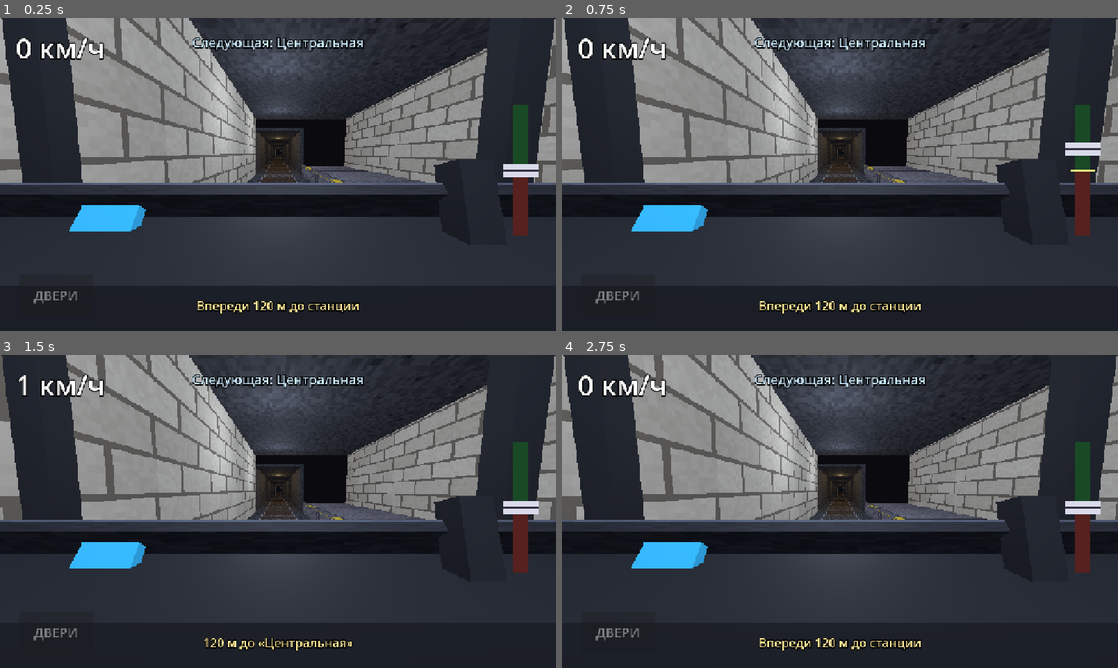
Above: before the commit, frames 1-4 (two rows, left to right).
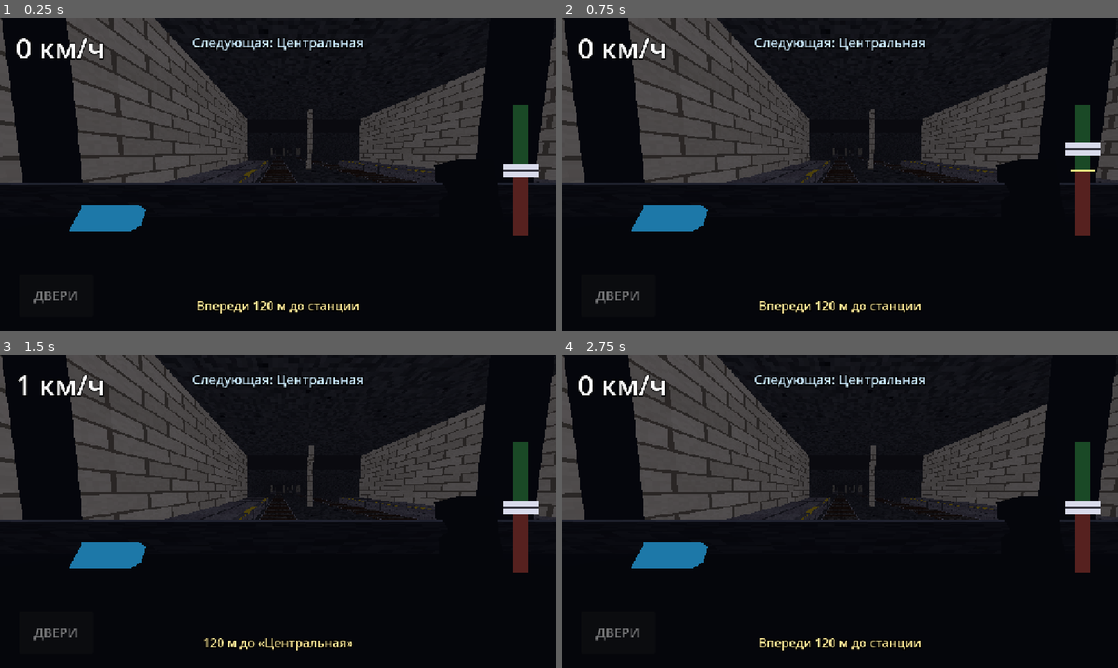
Above: after the commit, the same moments.

Repository: enmalafeev/metrograd
Game: Godot game, scene res://scenes/main.tscn
Same seed, same stepped clock (60 frames per second), same inputs: the game is played once before the commit and once after it.
Inputs (mouse positions are in pixels of both pictures, inside the frame that each line leads up to):
- Up to frame 1 (0.25 s): no input
- Up to frame 2 (0.75 s): tap Enter at 0.5 s; drag from (1084, 171) to (895, 105) at 0.52 s
- Up to frame 3 (1.5 s): drag from (166, 527) to (250, 574) at 1.27 s
- Up to frame 4 (2.75 s): move the mouse to (895, 442) at 2.02 s; click (895, 442) at 2.17 s

The runs differ from the first frame. In frame 1, 81% of the frame differs, in the area x 0-100%, y 0-100%; in frame 2, 81%; in frame 3, 81%; in frame 4, 81%.

Commit message:
Двухпутная линия из шести станций с разворотными петлями
Маршрут стал замкнутым кольцом: поезд едет по Curve3D вдоль одного
пути, разворачивается на конечной через петлю 180° и возвращается по
встречному пути. На каждой станции — две боковые платформы.

- world.gd: двухпутный тоннель, разворотные петли, построение кривой
  маршрута и списка остановок (stops)
- train.gd: движение по кривой маршрута через progress, направление
  задаёт геометрия пути
- main.gd: логика остановок по кругу, знаковая дистанция до остановки

Co-Authored-By: Claude Opus 4.8 <noreply@anthropic.com>

Diff:
--- a/scripts/main.gd
+++ b/scripts/main.gd
@@ -15,12 +15,13 @@
 var hint_label: Label
 var doors_button: Button
 
-var next_idx := 1        # индекс следующей станции (старт на «Восточной» = 0)
+var next_stop := 1       # индекс следующей остановки в world.stops
 var doors_open := false
 var dwell_ok := true     # можно ли уже закрыть двери
 
 func _ready() -> void:
 	screen.texture = $World3D.get_texture()
+	train.setup(world.get_curve(), world.start_offset())
 	_build_hud()
 	_update_hud()
 
@@ -38,11 +39,14 @@
 
 # --- двери / прибытие -------------------------------------------------------
 
+func _remaining() -> float:
+	# знаковая дистанция вдоль кривой до следующей остановки (+ впереди)
+	var off: float = world.stops[next_stop]["offset"]
+	var total: float = world.total_length()
+	return fposmod(off - train.progress + total * 0.5, total) - total * 0.5
+
 func _aligned() -> bool:
-	if next_idx >= world.stations.size():
-		return false
-	var d: float = absf(train.position.z - world.station_z(next_idx))
-	return d <= STOP_TOL and absf(train.speed) < 0.15
+	return absf(_remaining()) <= STOP_TOL and absf(train.speed) < 0.15
 
 func _toggle_doors() -> void:
 	if not doors_open:
@@ -52,7 +56,7 @@
 			get_tree().create_timer(DWELL).timeout.connect(func() -> void: dwell_ok = true)
 	elif dwell_ok:
 		doors_open = false
-		next_idx += 1   # едем к следующей станции
+		next_stop = (next_stop + 1) % world.stops.size()   # следующая остановка по кругу
 
 # --- HUD --------------------------------------------------------------------
 
@@ -96,18 +100,14 @@
 
 func _update_hud() -> void:
 	speed_label.text = "%d км/ч" % roundi(train.speed_kmh())
+
 	var stopped: bool = absf(train.speed) < 0.15
-
-	if next_idx >= world.stations.size():
-		station_label.text = "Конечная станция"
-		hint_label.text = "Маршрут завершён"
-		doors_button.disabled = not doors_open
-		return
-
-	var st_name: String = str(world.stations[next_idx]["name"])
-	station_label.text = "Следующая: " + st_name
-	# положительное значение = станция впереди
-	var remaining: float = train.position.z - world.station_z(next_idx)
+	var stop: Dictionary = world.stops[next_stop]
+	var st_name: String = str(stop["name"])
+	var terminal := " (конечная)" if stop["terminal"] else ""
+	station_label.text = "Следующая: " + st_name + terminal
+	# положительное значение = станция впереди по ходу движения
+	var remaining: float = _remaining()
 
 	if doors_open:
 		hint_label.text = "Двери открыты — посадка…" if not dwell_ok else "Двери открыты — нажмите «ДВЕРИ» чтобы закрыть"
--- a/scripts/train.gd
+++ b/scripts/train.gd
@@ -1,6 +1,8 @@
 extends Node3D
 ## Поезд метро: кинематика движения + камера и интерьер кабины.
-## Едет вдоль -Z. throttle и doors_open выставляются извне (main.gd).
+## Движется по замкнутой кривой маршрута (world.get_curve()) по дистанции progress.
+## Разворот на конечных заложен в саму кривую (петли), поэтому поезд всегда едет
+## "вперёд" — направление меняет геометрия пути, а не сам поезд.
 
 const MAX_SPEED := 16.0   # м/с (~58 км/ч)
 const REVERSE_MAX := 3.0
@@ -11,9 +13,19 @@
 var speed := 0.0
 var throttle := 0.0       # -1..1: + тяга, - тормоз
 var doors_open := false
+var progress := 0.0       # дистанция вдоль кривой, м
+
+var _curve: Curve3D
+var _len := 0.0
 
 func _ready() -> void:
 	_build_cab()
+
+func setup(curve: Curve3D, start_offset: float) -> void:
+	_curve = curve
+	_len = curve.get_baked_length()
+	progress = start_offset
+	_place()
 
 func _physics_process(delta: float) -> void:
 	var a := 0.0
@@ -37,7 +49,18 @@
 	if throttle == 0.0 and not doors_open and absf(speed) < 0.05:
 		speed = 0.0
 	speed = clampf(speed, -REVERSE_MAX, MAX_SPEED)
-	position.z -= speed * delta
+	if _len > 0.0:
+		progress = fposmod(progress + speed * delta, _len)
+		_place()
+
+func _place() -> void:
+	if _curve == null or _len <= 0.0:
+		return
+	var p := _curve.sample_baked(progress)
+	var ahead := _curve.sample_baked(fposmod(progress + 0.6, _len))
+	position = p
+	if p.distance_to(ahead) > 0.001:
+		look_at(ahead, Vector3.UP)
 
 func speed_kmh() -> float:
 	return absf(speed) * 3.6
--- a/scripts/world.gd
+++ b/scripts/world.gd
@@ -1,27 +1,81 @@
 extends Node3D
-## Процедурно строит прямой тоннель метро со станциями.
-## Движение поезда — вдоль -Z (естественное "вперёд" для камеры Godot).
-## Станция i расположена в точке z = -s.
-
-const RING := 6.0            # длина одного модульного сегмента, м
-const PLATFORM_HALF := 12.0  # половина длины платформы, м
-const START_Z := 12.0        # немного пути позади старта
-const END_Z := -252.0
+## Процедурно строит двухпутную линию метро со станциями и разворотными петлями.
+##
+## Два пути идут параллельно вдоль Z: внешний (x = -T) и внутренний (x = +T).
+## Поезд едет по замкнутой кривой: прямой участок по одному пути → петля 180°
+## на дальней конечной → обратно по второму пути → петля на ближней конечной.
+## На каждой станции — две боковые платформы (по одной у каждого пути).
+
+const T := 3.0               # смещение путей от оси (пути на x = ±T)
+const RING := 10.0           # длина сегмента тоннеля, м
+const PLATFORM_HALF := 24.0  # половина длины платформы, м
+const N := 6                 # число станций
+const SP := 120.0            # шаг станций (станция i на z = -SP*i)
+const LEG_NEAR := 40.0       # z ближней петли (за станцией 0)
+const LEG_FAR := -640.0      # z дальней петли (за станцией 5)
+
+const WALL_X := 6.8          # боковые стены
+const CEIL_TUN := 3.8        # высота тоннеля
+const CEIL_STA := 5.6        # высота свода станции
+const PLAT_INNER := 4.2      # внутренний край платформы (у пути)
+const PLAT_TOP := 0.55       # высота платформы
 
 var stations := [
-	{"name": "Восточная", "s": 0.0},
-	{"name": "Центральная", "s": 120.0},
-	{"name": "Западная", "s": 240.0},
+	{"name": "Восточная"},   # 0 — ближняя конечная
+	{"name": "Центральная"}, # 1
+	{"name": "Заречная"},    # 2
+	{"name": "Парковая"},    # 3
+	{"name": "Северная"},    # 4
+	{"name": "Западная"},    # 5 — дальняя конечная
 ]
 
+var stops: Array = []        # остановки по кривой: {name, idx, terminal, offset}
+var _curve: Curve3D
 var _mats := {}
 
 func _ready() -> void:
 	_build_env()
-	_build_world()
+	_build_curve()
+	_build_tunnel()
+	_build_loop(LEG_FAR, -1.0)
+	_build_loop(LEG_NEAR, 1.0)
+	_compute_stops()
 
 func station_z(i: int) -> float:
-	return -float(stations[i]["s"])
+	return -SP * i
+
+func get_curve() -> Curve3D:
+	return _curve
+
+func total_length() -> float:
+	return _curve.get_baked_length()
+
+func start_offset() -> float:
+	# станция 0, внешний путь — начало маршрута
+	return _curve.get_closest_offset(Vector3(-T, 0, station_z(0)))
+
+# --- кривая маршрута (замкнутая петля) --------------------------------------
+
+func _build_curve() -> void:
+	_curve = Curve3D.new()
+	_curve.bake_interval = 0.4
+	# внешний путь (x=-T): от ближней петли к дальней
+	_curve.add_point(Vector3(-T, 0, LEG_NEAR))
+	_curve.add_point(Vector3(-T, 0, LEG_FAR))
+	# дальняя петля: -X → +X, выпуклостью в -Z
+	_add_arc(LEG_FAR, -1.0)
+	# внутренний путь (x=+T): от дальней петли к ближней
+	_curve.add_point(Vector3(T, 0, LEG_FAR))
+	_curve.add_point(Vector3(T, 0, LEG_NEAR))
+	# ближняя петля: +X → -X, выпуклостью в +Z (замыкает маршрут)
+	_add_arc(LEG_NEAR, 1.0)
+
+func _add_arc(cz: float, s: float) -> void:
+	# полукруг радиуса T; s=-1 — дальняя петля, s=+1 — ближняя
+	var steps := 16
+	for k in range(1, steps):
+		var phi := PI * float(k) / float(steps)
+		_curve.add_point(Vector3(s * T * cos(phi), 0, cz + s * T * sin(phi)))
 
 # --- материалы --------------------------------------------------------------
 
@@ -38,6 +92,12 @@
 	_mats[key] = m
 	return m
 
+func _concrete() -> StandardMaterial3D: return _mat("res://assets/textures/tunnel_wall.png", 4.0, 1.2)
+func _tile() -> StandardMaterial3D: return _mat("res://assets/textures/station_tile.png", 3.0, 3.0)
+func _rail() -> StandardMaterial3D: return _mat("res://assets/textures/rail_bed.png", 1.0, 3.0)
+func _platmat() -> StandardMaterial3D: return _mat("res://assets/textures/platform_floor.png", 2.0, 3.0)
+func _edge() -> StandardMaterial3D: return _mat("res://assets/textures/platform_edge.png", 1.0, 3.0)
+
 # --- окружение --------------------------------------------------------------
 
 func _build_env() -> void:
@@ -47,37 +107,14 @@
 	env.background_color = Color(0.02, 0.02, 0.03)
 	env.ambient_light_source = Environment.AMBIENT_SOURCE_COLOR
 	env.ambient_light_color = Color(0.55, 0.55, 0.62)
-	env.ambient_light_energy = 0.55
+	env.ambient_light_energy = 0.5
 	env.fog_enabled = true
 	env.fog_light_color = Color(0.04, 0.04, 0.06)
-	env.fog_density = 0.018
+	env.fog_density = 0.016
 	we.environment = env
 	add_child(we)
 
-# --- сборка мира ------------------------------------------------------------
-
-func _build_world() -> void:
-	var z := START_Z
-	var ring_index := 0
-	while z >= END_Z:
-		var st := _station_at(z)
-		if st == -1:
-			_tunnel_ring(z)
-			if ring_index % 3 == 0:
-				_light(z, 1.4, Color(1.0, 0.85, 0.6))
-		else:
-			_station_ring(z)
-			_light(z, 1.6, Color(0.85, 0.9, 1.0))
-		z -= RING
-		ring_index += 1
-	for i in stations.size():
-		_sign(i)
-
-func _station_at(zc: float) -> int:
-	for i in stations.size():
-		if absf(zc - station_z(i)) <= PLATFORM_HALF:
-			return i
-	return -1
+# --- геометрия --------------------------------------------------------------
 
 func _box(size: Vector3, pos: Vector3, mat: Material) -> void:
 	var mi := MeshInstance3D.new()
@@ -88,49 +125,104 @@
 	mi.position = pos
 	add_child(mi)
 
-func _floor_and_track(zc: float) -> void:
-	_box(Vector3(3.4, 0.2, RING), Vector3(0, -0.1, zc), _mat("res://assets/textures/tunnel_wall.png", 1.7, 3.0))
-	_box(Vector3(1.9, 0.06, RING), Vector3(0, 0.03, zc), _mat("res://assets/textures/rail_bed.png", 1.0, 3.0))
-
-func _tunnel_ring(zc: float) -> void:
-	var wall := _mat("res://assets/textures/tunnel_wall.png", 3.0, 1.6)
-	_floor_and_track(zc)
-	_box(Vector3(0.2, 3.2, RING), Vector3(-1.7, 1.6, zc), wall)  # левая стена
-	_box(Vector3(0.2, 3.2, RING), Vector3(1.7, 1.6, zc), wall)   # правая стена
-	_box(Vector3(3.6, 0.2, RING), Vector3(0, 3.2, zc), wall)     # потолок
-
-func _station_ring(zc: float) -> void:
-	var tile := _mat("res://assets/textures/station_tile.png", 3.0, 2.2)
-	var wall := _mat("res://assets/textures/tunnel_wall.png", 3.4, 1.0)
-	_floor_and_track(zc)
-	# облицованная стена со стороны без платформы
-	_box(Vector3(0.2, 4.4, RING), Vector3(-1.7, 2.2, zc), tile)
-	# платформа (поднятый пол) со стороны +X
-	_box(Vector3(3.2, 0.55, RING), Vector3(3.3, 0.275, zc), _mat("res://assets/textures/platform_floor.png", 1.6, 3.0))
-	# жёлтая линия у края платформы
-	_box(Vector3(0.25, 0.06, RING), Vector3(1.85, 0.58, zc), _mat("res://assets/textures/platform_edge.png", 1.0, 3.0))
-	# задняя стена платформы, облицованная плиткой
-	_box(Vector3(0.2, 4.4, RING), Vector3(4.9, 2.2, zc), tile)
-	# высокий потолок станции
-	_box(Vector3(6.9, 0.2, RING), Vector3(1.6, 4.0, zc), wall)
-
-func _light(zc: float, energy: float, color: Color) -> void:
+func _at_station(zc: float) -> int:
+	for i in stations.size():
+		if absf(zc - station_z(i)) <= PLATFORM_HALF:
+			return i
+	return -1
+
+func _build_tunnel() -> void:
+	var z := LEG_NEAR
+	var idx := 0
+	while z >= LEG_FAR:
+		_ring(z, _at_station(z), idx)
+		z -= RING
+		idx += 1
+	# таблички станций по центру платформ
+	for i in stations.size():
+		_sign(str(stations[i]["name"]), Vector3(-WALL_X + 0.35, 4.0, station_z(i)))
+		_sign(str(stations[i]["name"]), Vector3(WALL_X - 0.35, 4.0, station_z(i)))
+
+func _ring(zc: float, st: int, idx: int) -> void:
+	var station := st != -1
+	var ch := CEIL_STA if station else CEIL_TUN
+	var wallmat := _tile() if station else _concrete()
+	# пол во всю ширину + две рельсовые полосы
+	_box(Vector3(WALL_X * 2.0, 0.2, RING), Vector3(0, -0.1, zc), _concrete())
+	_box(Vector3(1.9, 0.06, RING), Vector3(-T, 0.03, zc), _rail())
+	_box(Vector3(1.9, 0.06, RING), Vector3(T, 0.03, zc), _rail())
+	# потолок и боковые стены
+	_box(Vector3(WALL_X * 2.0 + 0.4, 0.2, RING), Vector3(0, ch, zc), _concrete())
+	_box(Vector3(0.2, ch, RING), Vector3(-WALL_X, ch * 0.5, zc), wallmat)
+	_box(Vector3(0.2, ch, RING), Vector3(WALL_X, ch * 0.5, zc), wallmat)
+	# центральные колонны между путями
+	if idx % 2 == 0:
+		_box(Vector3(0.5, ch, 0.5), Vector3(0, ch * 0.5, zc), wallmat)
+	if station:
+		var pw := WALL_X - PLAT_INNER
+		var pcx := (WALL_X + PLAT_INNER) * 0.5
+		# две боковые платформы
+		_box(Vector3(pw, PLAT_TOP, RING), Vector3(-pcx, PLAT_TOP * 0.5, zc), _platmat())
+		_box(Vector3(pw, PLAT_TOP, RING), Vector3(pcx, PLAT_TOP * 0.5, zc), _platmat())
+		# жёлтые линии у краёв
+		_box(Vector3(0.22, 0.06, RING), Vector3(-PLAT_INNER - 0.11, PLAT_TOP + 0.02, zc), _edge())
+		_box(Vector3(0.22, 0.06, RING), Vector3(PLAT_INNER + 0.11, PLAT_TOP + 0.02, zc), _edge())
+		_light(Vector3(0, ch - 0.3, zc), 2.2, Color(0.92, 0.95, 1.0))
+	elif idx % 3 == 0:
+		_light(Vector3(0, ch - 0.3, zc), 1.4, Color(1.0, 0.86, 0.62))
+
+func _build_loop(cz: float, s: float) -> void:
+	# разворотная камера вокруг полукруга (s=-1 дальняя, s=+1 ближняя)
+	var mid := cz + s * (T * 0.5 + 1.0)
+	var depth := T + 3.0
+	_box(Vector3(WALL_X * 2.0, 0.2, depth), Vector3(0, -0.1, mid), _concrete())
+	_box(Vector3(WALL_X * 2.0, 0.2, depth), Vector3(0, CEIL_TUN, mid), _concrete())
+	_box(Vector3(0.2, CEIL_TUN, depth), Vector3(-WALL_X, CEIL_TUN * 0.5, mid), _concrete())
+	_box(Vector3(0.2, CEIL_TUN, depth), Vector3(WALL_X, CEIL_TUN * 0.5, mid), _concrete())
+	# торцевая стена
+	_box(Vector3(WALL_X * 2.0, CEIL_TUN, 0.3), Vector3(0, CEIL_TUN * 0.5, cz + s * (T + 1.6)), _tile())
+	# рельсовая дуга (короткие плитки вдоль полукруга)
+	var steps := 40
+	for k in range(steps + 1):
+		var phi := PI * float(k) / float(steps)
+		_box(Vector3(1.0, 0.06, 1.0), Vector3(s * T * cos(phi), 0.03, cz + s * T * sin(phi)), _rail())
+	_light(Vector3(0, CEIL_TUN - 0.3, mid), 1.6, Color(1.0, 0.8, 0.55))
+
+func _light(pos: Vector3, energy: float, color: Color) -> void:
 	var o := OmniLight3D.new()
-	o.position = Vector3(0, 3.0, zc)
-	o.omni_range = 14.0
+	o.position = pos
+	o.omni_range = 16.0
 	o.light_energy = energy
 	o.light_color = color
 	o.shadow_enabled = false
 	add_child(o)
 
-func _sign(i: int) -> void:
+func _sign(text: String, pos: Vector3) -> void:
 	var l := Label3D.new()
-	l.text = str(stations[i]["name"])
+	l.text = text
 	l.font_size = 96
 	l.pixel_size = 0.006
 	l.billboard = BaseMaterial3D.BILLBOARD_ENABLED
 	l.modulate = Color(1, 1, 1)
 	l.outline_size = 18
 	l.outline_modulate = Color(0.05, 0.1, 0.25)
-	l.position = Vector3(3.3, 2.9, station_z(i))
+	l.position = pos
 	add_child(l)
+
+# --- остановки по кривой ----------------------------------------------------
+
+func _compute_stops() -> void:
+	_curve.get_baked_length()  # форсируем бейк
+	stops.clear()
+	for i in stations.size():
+		var terminal := i == 0 or i == stations.size() - 1
+		# внешний путь (x=-T) и внутренний (x=+T)
+		stops.append({
+			"name": str(stations[i]["name"]), "idx": i, "terminal": terminal,
+			"offset": _curve.get_closest_offset(Vector3(-T, 0, station_z(i))),
+		})
+		stops.append({
+			"name": str(stations[i]["name"]), "idx": i, "terminal": terminal,
+			"offset": _curve.get_closest_offset(Vector3(T, 0, station_z(i))),
+		})
+	stops.sort_custom(func(a, b): return a["offset"] < b["offset"])
Not shown, changed: README.md
